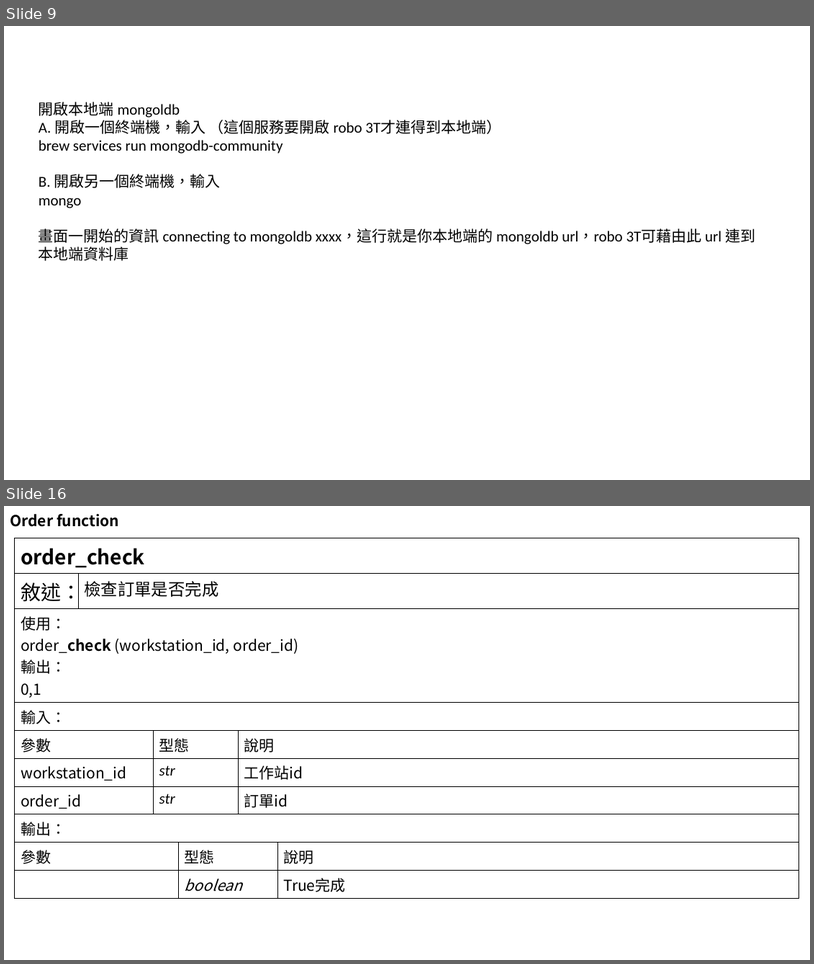
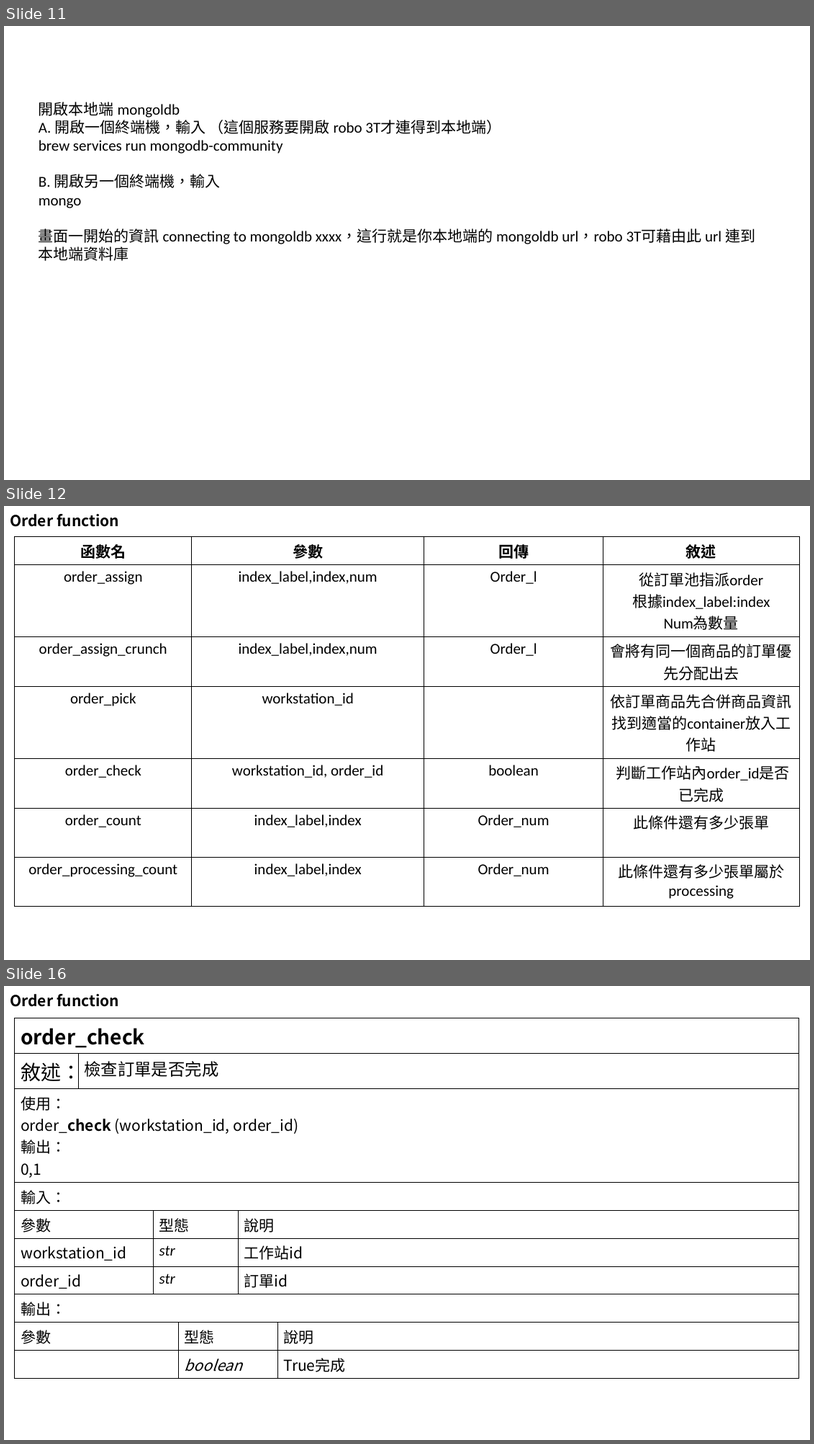
Before and after one commit to ethan1226/asrs_ofai, a slide deck: flowchart.pptx. Shown one above the other, each under a label of ours: slides 9 and 16 before the commit, slides 11, 12 and 16 after it; the slides between them are not shown. The pictures are 814x964 and 814x1444 pixels, drawn with LibreOffice and Linux fonts; fonts in the diff are those of the drawing. Boxes give left, top, right and bottom in pixels: in the first picture for what was removed or moved away, otherwise in the second. Text is boxed around its words. In the diff, an @@ line names an element or a change of style, - is before the commit and + after.

```diff
--- a/flowchart.pptx
+++ b/flowchart.pptx
@@ slide 12 added at [4, 506, 810, 960], background #FFFFFF @@
@@ title added at [10, 514, 119, 527], 18 pt, text #000000, bold @@
+Order function
@@ table added at [15, 537, 800, 901], 7 rows, 4 columns @@
+函數名 | 參數 | 回傳 | 敘述
+order_assign | index_label,index,num | Order_l | 從訂單池指派order / 根據index_label:index / Num為數量
+order_assign_crunch | index_label,index,num | Order_l | 會將有同一個商品的訂單優先分配出去
+order_pick | workstation_id |  | 依訂單商品先合併商品資訊 找到適當的container放入工作站
+order_check | workstation_id, order_id | boolean | 判斷工作站內order_id是否已完成
+order_count | index_label,index | Order_num | 此條件還有多少張單
+order_processing_count | index_label,index | Order_num | 此條件還有多少張單屬於processing
@@ what was slide 9 is now slide 11 @@
```
Also in this commit, not shown: 11 slides changed, 15 other slides added, 4 slides removed.
